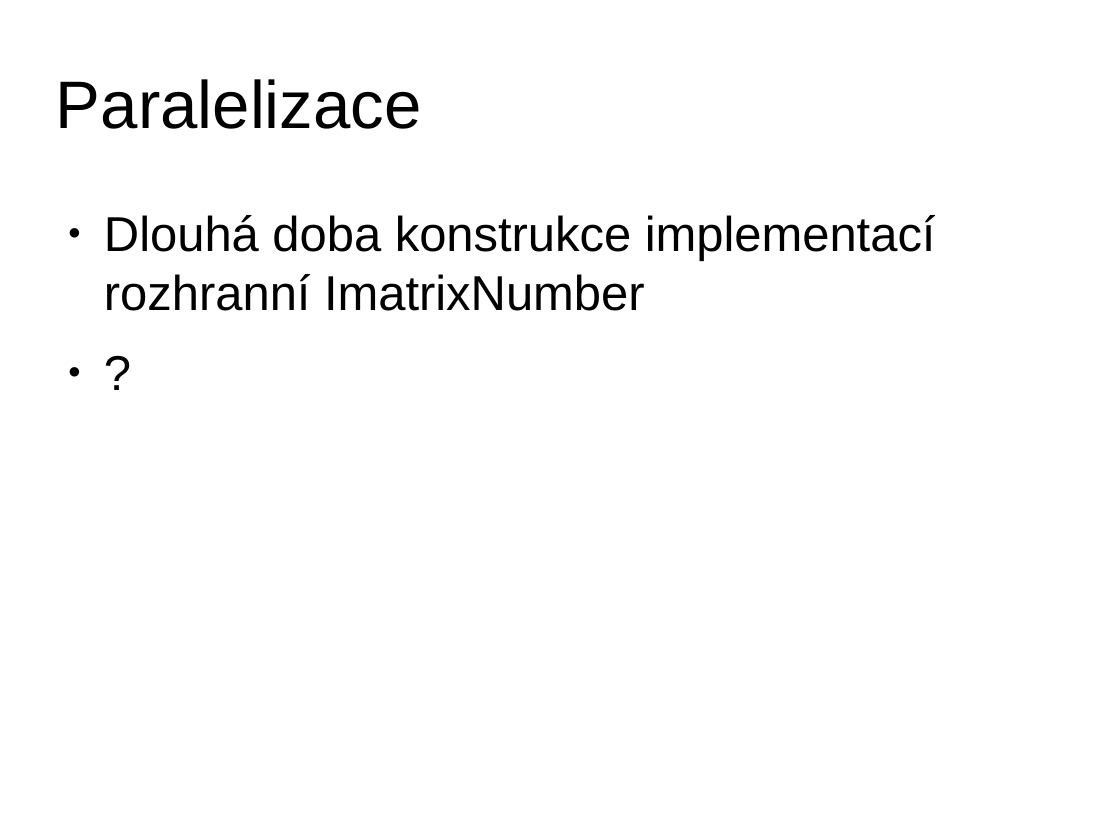
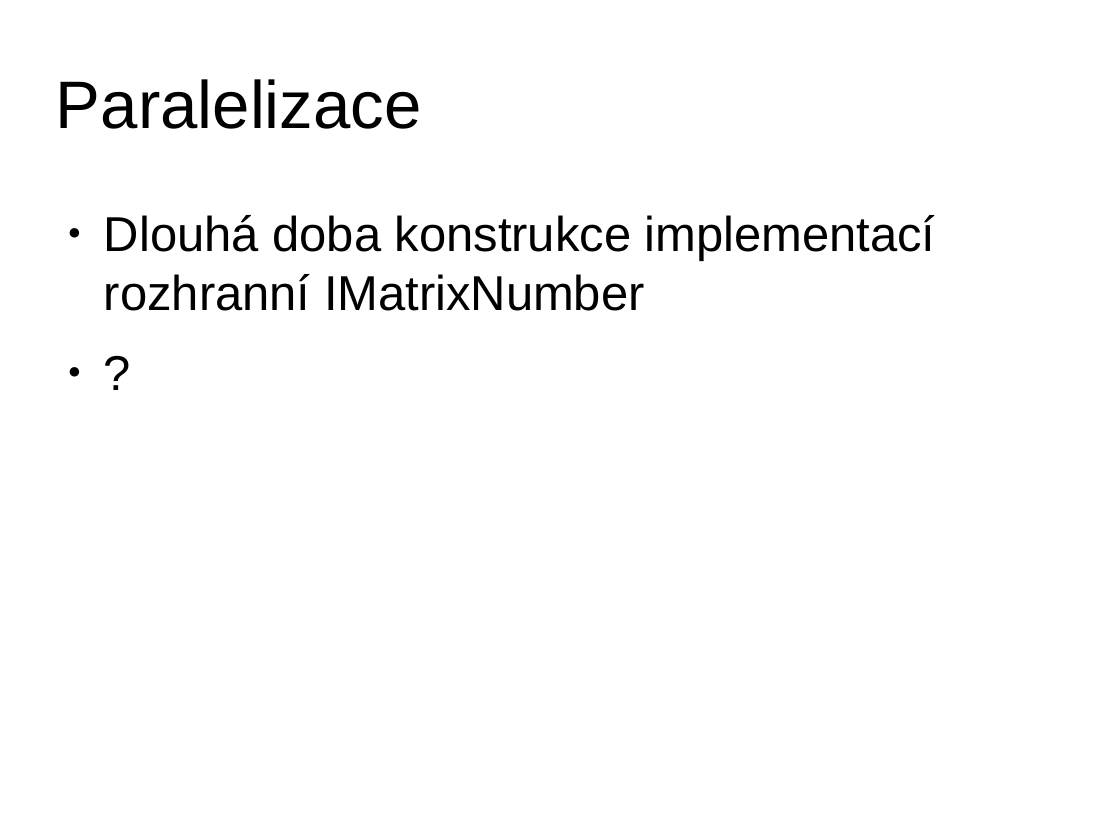
Before and after one commit to Neloop/MatrixLibrary, a slide deck: slide 17 of prezentace/prezentace.odp. Drawn at 1120x840 pixels with LibreOffice and Linux fonts; fonts in the diff are those of the drawing; background and template pictures are left out. Boxes give left, top, right and bottom in pixels: in the first picture for what was removed or moved away, otherwise in the second. Text is boxed around its words. In the diff, an @@ line names an element or a change of style, - is before the commit and + after.

```diff
--- a/prezentace/prezentace.odp
+++ b/prezentace/prezentace.odp
@@ text at (x1=104, y1=215, x2=936, y2=311): text changed @@
-● Dlouhá doba konstrukce implementací rozhranní ImatrixNumber
+● Dlouhá doba konstrukce implementací rozhranní IMatrixNumber
```
Also in this commit, not shown: 1 other slide changed, 1 slide added, 1 slide removed.
